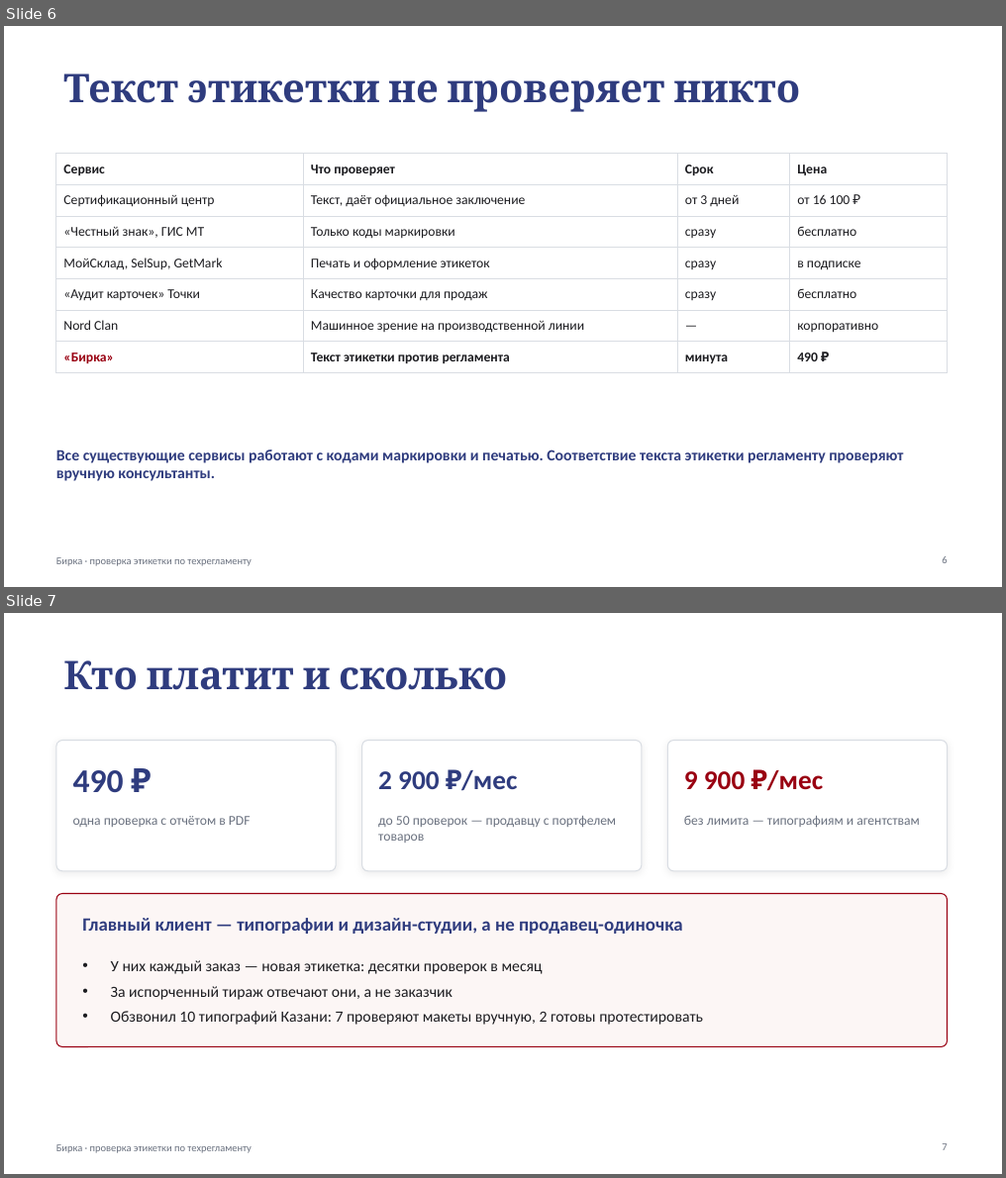
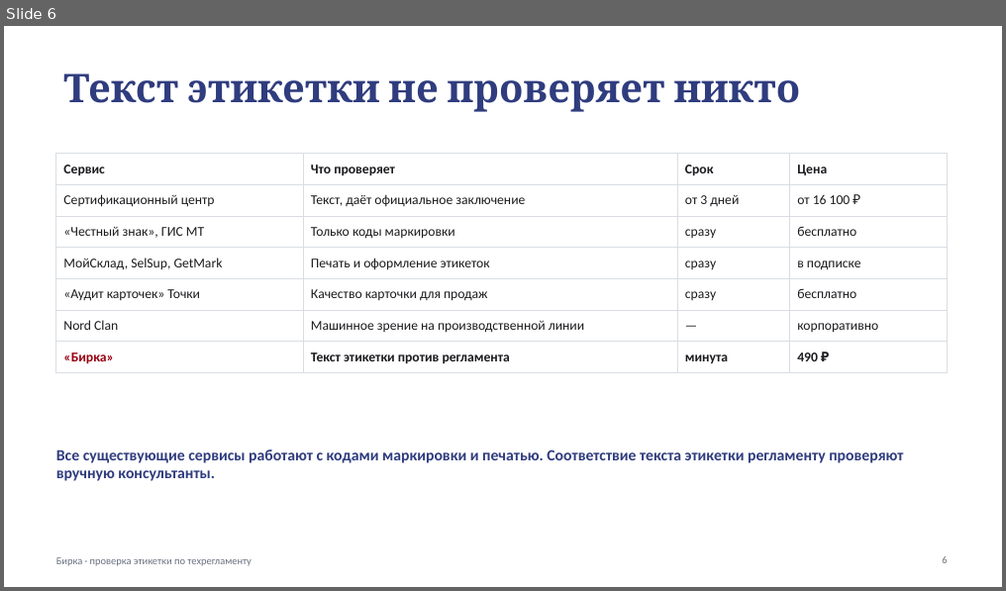
Before and after one commit to amirfazulen-byte/project, a slide deck: deck/Бирка.pptx. Shown one above the other, each under a label of ours: slides 6 and 7 before the commit, slide 6 after it. The pictures are 1006x1178 and 1006x591 pixels, drawn with LibreOffice and Linux fonts; fonts in the diff are those of the drawing. Boxes give left, top, right and bottom in pixels: in the first picture for what was removed or moved away, otherwise in the second. Text is boxed around its words. In the diff, an @@ line names an element or a change of style, - is before the commit and + after.

```diff
--- a/deck/Бирка.pptx
+++ b/deck/Бирка.pptx
@@ slide 7 removed at (x1=4, y1=613, x2=1002, y2=1174), background #FFFFFF; not listed: 1 template element that a slide beside it also shows @@
@@ title removed at (x1=63, y1=661, x2=507, y2=690) @@
-Кто платит и сколько
@@ rounded rectangle removed at (x1=56, y1=741, x2=336, y2=871) @@
@@ rounded rectangle removed at (x1=361, y1=741, x2=642, y2=871) @@
@@ rounded rectangle removed at (x1=668, y1=741, x2=947, y2=871) @@
@@ text removed at (x1=73, y1=770, x2=124, y2=792) @@
-490 ₽
@@ text removed at (x1=378, y1=770, x2=517, y2=791) @@
-2 900 ₽/мес
@@ text removed at (x1=684, y1=770, x2=823, y2=791) @@
-9 900 ₽/мес
@@ text removed at (x1=73, y1=816, x2=251, y2=827) @@
-одна проверка с отчётом в PDF
@@ text removed at (x1=378, y1=816, x2=616, y2=843) @@
-до 50 проверок — продавцу с портфелем товаров
@@ text removed at (x1=684, y1=816, x2=920, y2=827) @@
-без лимита — типографиям и агентствам
@@ rounded rectangle removed at (x1=56, y1=894, x2=947, y2=1048) @@
@@ text removed at (x1=82, y1=918, x2=683, y2=934) @@
-Главный клиент — типографии и дизайн-студии, а не продавец-одиночка
@@ text removed at (x1=111, y1=960, x2=703, y2=1025) @@
-• У них каждый заказ — новая этикетка: десятки проверок в месяц
-• За испорченный тираж отвечают они, а не заказчик
-• Обзвонил 10 типографий Казани: 7 проверяют макеты вручную, 2 готовы протестировать
@@ page number removed at (x1=942, y1=1144, x2=946, y2=1151) @@
-7
```
Also in this commit, not shown: 1 slide changed, 1 other file.
